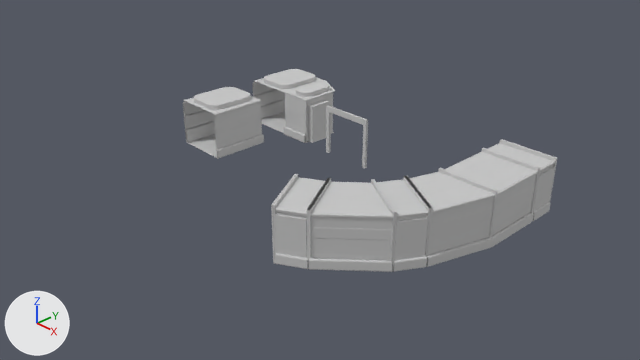
The Blender file BlenderSource/SeniorOfficersQuarters.blend as it was, and as the next commit left it.
Rendered twice from the file's camera 'Camera'. Lighting does not change. The marker at lower left points along +X, +Y and +Z.
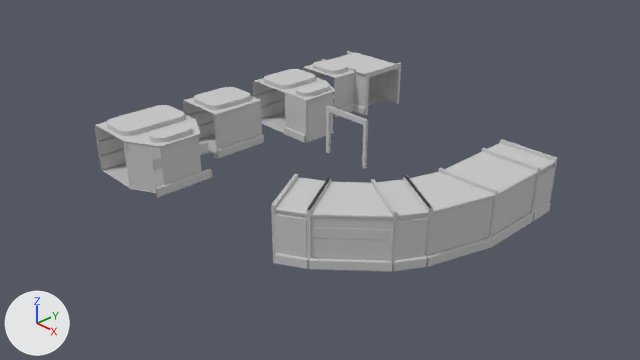
Commit message: Add more detail to officers quarters

Boxes (x1, y1, x2, y2) around the edits, measured in the pictures (640 x 360 px):
'Plane35', reshaped (23% wider, 9% taller): before (183, 69, 557, 272); after (95, 51, 557, 272)
part 1 of me_plane35, added: after (302, 69, 322, 77)
part 2 of me_plane35, added: after (334, 103, 354, 118)
part 3 of me_plane35, added: after (334, 82, 354, 95)
part 4 of me_plane35, added: after (334, 72, 354, 109)
part 5 of me_plane35, added: after (96, 136, 124, 160)
part 6 of me_plane35, added: after (97, 126, 164, 156)
part 7 of me_plane35, added: after (95, 127, 114, 141)
part 8 of me_plane35, added: after (99, 149, 125, 166)
part 9 of me_plane35, added: after (100, 156, 126, 171)
part 10 of me_plane35, added: after (149, 124, 191, 143)
part 11 of me_plane35, added: after (156, 169, 212, 197)
part 12 of me_plane35, built on: before (308, 100, 328, 143); after (304, 51, 401, 141)
part 13 of me_plane35, added: after (96, 105, 209, 195)

The change, as a diff of the scene's bpy script:
```diff
--- a/BlenderSource/SeniorOfficersQuarters.blend.py
+++ b/BlenderSource/SeniorOfficersQuarters.blend.py
@@ me_plane35 @@
 # used by ob_plane35; location = (0.0, 0.0, 0.0); scale = (0.1, 0.1, 0.1)
-me_plane35.from_pydata(...)  # 8085 vertices, 6635 faces; spans x -32.9..29.5, y -13.8..28.6, z 0.0..9.5
+me_plane35.from_pydata(...)  # 10347 vertices, 8063 faces; spans x -35.2..29.5, y -16.9..47.4, z -0.1..9.5
+# me_plane35 part 1: the loose piece of 34 vertices spanning x -32.9..-32.3, y 0.9..11.8, z 5.6..8.2 is copied, and the copy is scaled about its middle by (1, 0.562, 1), then moved by (0.0, 27.7, 0.0); it spans x -32.9..-32.3, y 30.9..37.1, z 5.6..8.2
+# me_plane35 part 2: the loose piece of 34 vertices spanning x -23.0..-16.8, y 17.2..17.7, z 0.0..1.7 is copied, and the copy is turned 90 degrees about the z axis through its middle and scaled by 0.959, then moved by (-2.7, 16.4, 0.0); it spans x -22.9..-22.4, y 30.9..36.8, z 0.0..1.7
+# me_plane35 part 3: the loose piece of 17 vertices spanning x -32.8, y 17.7..28.4, z 2.0..6.5 is copied, and the copy is scaled about its middle by (-1, -0.561, 0.353), then moved by (10.0, 11.0, 1.4); it spans x -22.9..-22.8, y 31.1..37.1, z 4.8..6.5
+# me_plane35 part 4: the loose piece of 14 vertices spanning x -23.0..-22.7, y 1.1..11.8, z 1.4..8.6 is copied, and the copy is scaled about its middle by (1, 0.561, 1), then moved by (0.0, 27.6, 0.0); it spans x -23.0..-22.7, y 31.1..37.0, z 1.4..8.6
+# me_plane35 part 5: the loose piece of 17 vertices spanning x -32.8, y 1.1..11.8, z 2.0..6.5 is copied, and the copy is scaled about its middle by (1, 1.3, 1), then moved by (0.0, -16.2, 0.0); it spans x -32.8, y -16.7..-2.8, z 2.0..6.5
+# me_plane35 part 6: the loose piece of 34 vertices spanning x -32.9..-32.4, y 0.9..11.8, z 2.8..5.4 is copied, and the copy is scaled about its middle by (1, 1.3, 1), then moved by (0.0, -16.3, 0.0); it spans x -32.9..-32.4, y -16.9..-2.8, z 2.8..5.4
+# me_plane35 part 7: the loose piece of 34 vertices spanning x -32.9..-32.3, y 0.9..11.8, z 5.6..8.2 is copied, and the copy is scaled about its middle by (1, 1.3, 1), then moved by (0.0, -16.3, 0.0); it spans x -32.9..-32.3, y -16.9..-2.8, z 5.6..8.2
+# me_plane35 part 8: the loose piece of 34 vertices spanning x -32.9..-32.4, y 0.9..11.8, z 0.9..2.6 is copied, and the copy is scaled about its middle by (1, 1.3, 1), then moved by (0.0, -16.3, 0.0); it spans x -32.9..-32.4, y -16.9..-2.8, z 0.9..2.6
+# me_plane35 part 9: the loose piece of 34 vertices spanning x -32.8..-32.3, y 0.9..11.8, z 0.0..1.5 is copied, and the copy is scaled about its middle by (1, 1.3, 1), then moved by (0.0, -16.3, 0.0); it spans x -32.8..-32.3, y -16.9..-2.8, z 0.0..1.5
+# me_plane35 part 10: the loose piece of 64 vertices spanning x -21.7..-17.7, y 18.4..25.7, z 8.6..9.5 is copied, and the copy is moved by (0.0, -31.9, 0.0); it spans x -21.7..-17.7, y -13.4..-6.2, z 8.6..9.5
+# me_plane35 part 11: the loose piece of 34 vertices spanning x -22.9..-22.4, y 0.9..12.0, z 0.0..1.7 is copied, and the copy is moved by (5.7, -16.1, 0.0); it spans x -17.2..-16.7, y -15.2..-4.1, z 0.0..1.7
+# me_plane35 part 12: 5 vertices moved from x -18.5..-15.9, y 18.5..22.7, z 0.0..7.4 to x -17.1, y 18.4..22.8, z 0.0..7.7; 3 vertices removed from x -18.5..-15.9, y 18.5..22.7, z 0.0..7.4; 1413 vertices added at x -35.2..-17.1, y 18.4..47.4, z -0.1..9.5
+# me_plane35 part 13: 234 vertices added at x -32.7..-16.8, y -16.8..-2.6, z -0.1..9.5
 me_plane35.materials.append(mat_09___default)
```
